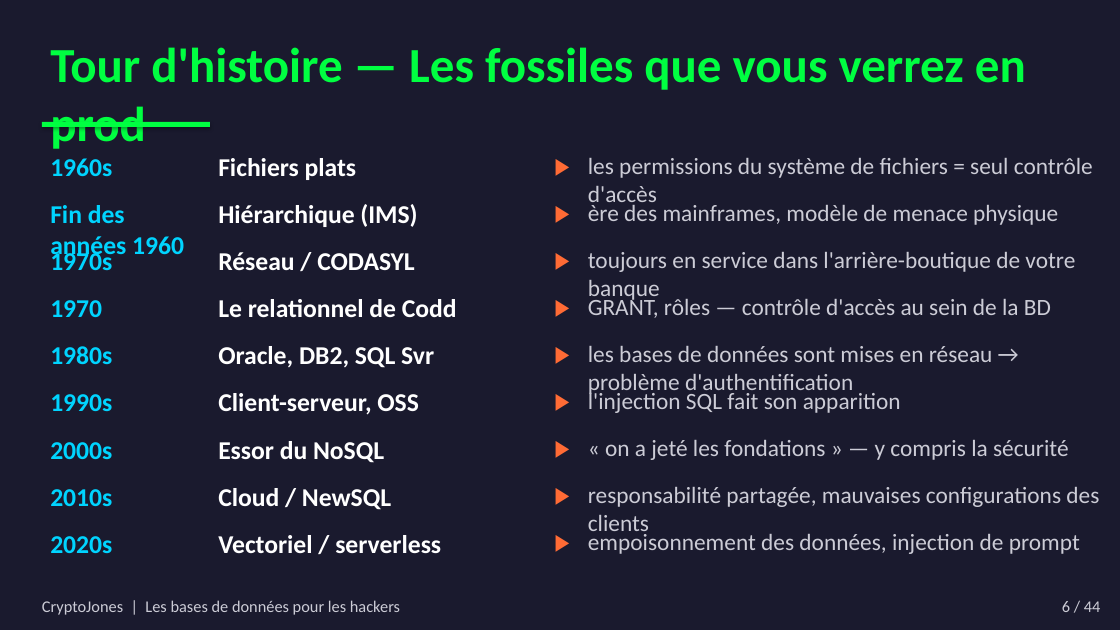
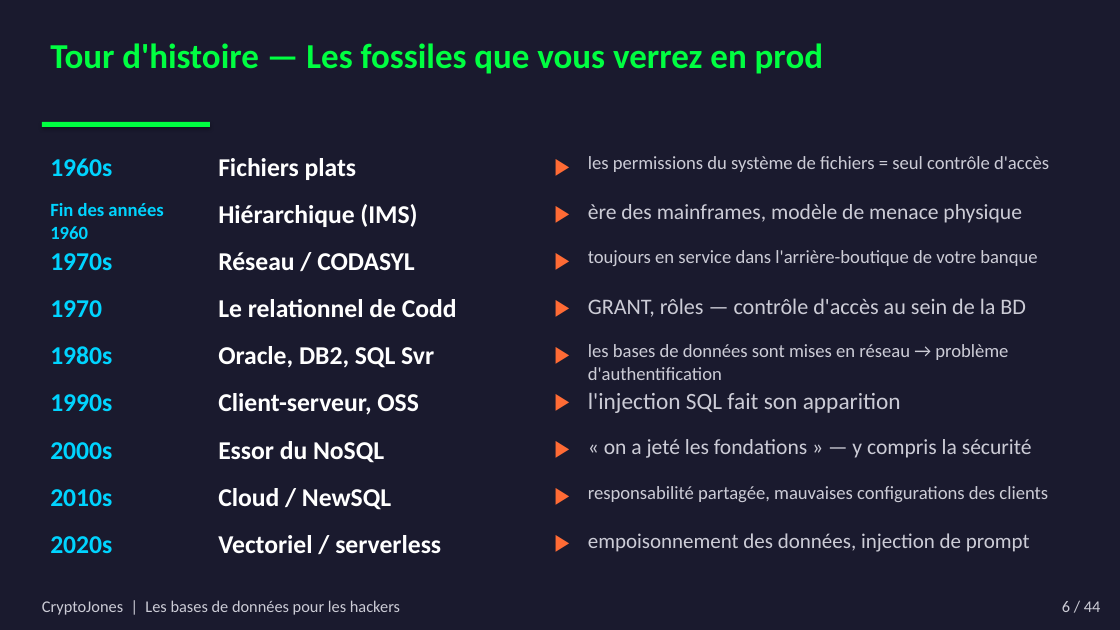
Before and after one commit to CryptoJones/databases-for-hackers, a slide deck: slide 7 of slides_fr.pptx. Drawn at 1120x630 pixels with LibreOffice and Linux fonts; fonts in the diff are those of the drawing. Boxes give left, top, right and bottom in pixels: in the first picture for what was removed or moved away, otherwise in the second. Text is boxed around its words. In the diff, an @@ line names an element or a change of style, - is before the commit and + after.

```diff
--- a/slides_fr.pptx
+++ b/slides_fr.pptx
@@ text "Tour d'histoire — Les fossiles ..." at (50,43,823,74): size 42 to 30 pt @@
@@ text "Fin des années 1960" at (50,203,163,239): size 22 to 16 pt @@
@@ text "ère des mainframes, modèle de ..." at (588,204,1022,223): size 20 to 18.5 pt @@
@@ text "GRANT, rôles — contrôle d'accès ..." at (588,298,1026,317): size 20 to 19 pt @@
@@ text "« on a jeté les ..." at (604,439,1032,458): size 20 to 18.5 pt @@
@@ size 20 to 16 pt in 4 elements at (588,156,1049,172), (588,250,1037,266), (588,344,1008,380), (588,486,1048,502) @@
@@ text "empoisonnement des données, injection de ..." at (588,533,1030,552): size 20 to 18 pt @@
```
Also in this commit, not shown: 27 other slides changed, 18 other files.
